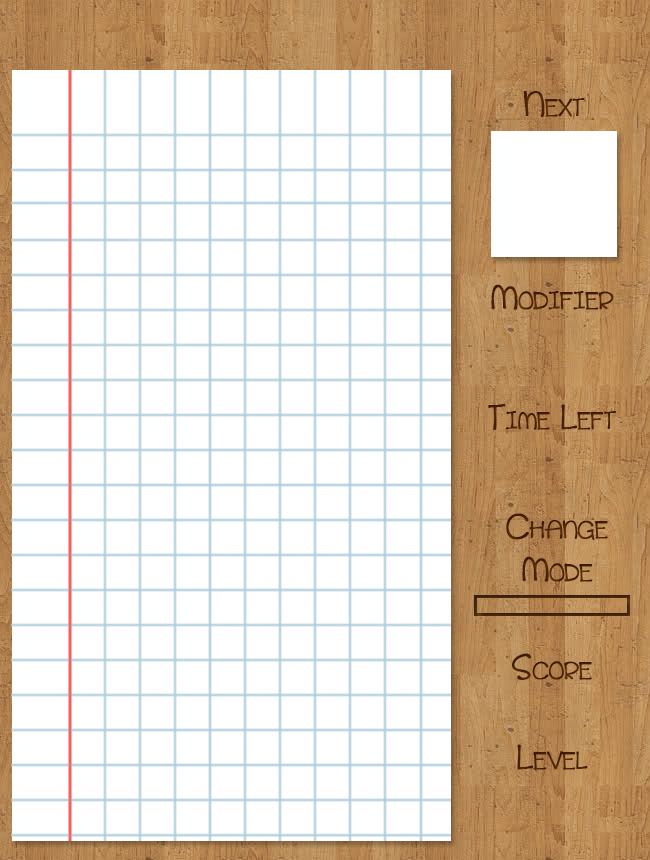
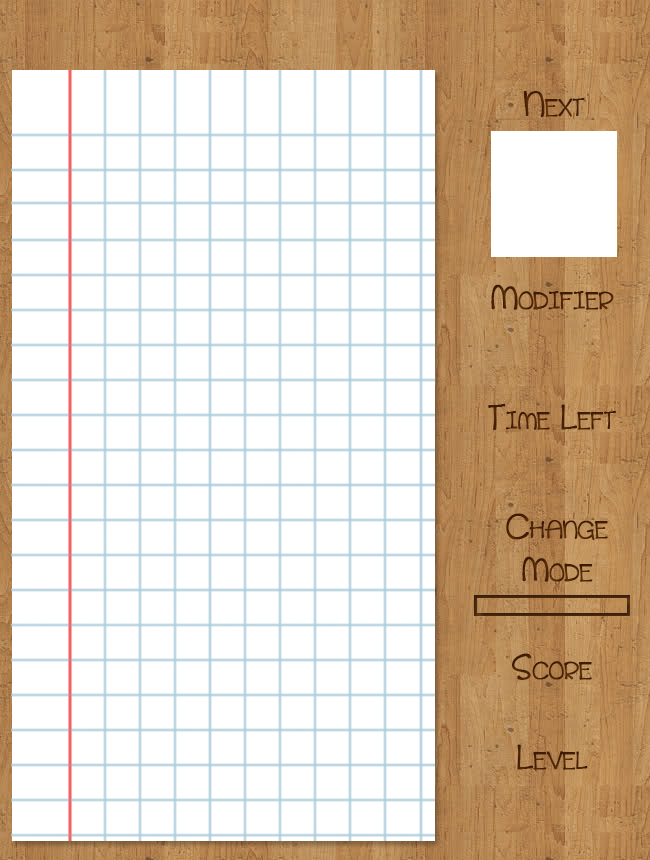
Comparing the layer stacks of the two 650 x 860 images. Changes:
painted on "Calque 3" over [435, 132, 451, 838]
painted on "Rectangle 1" over [435, 70, 451, 841]
